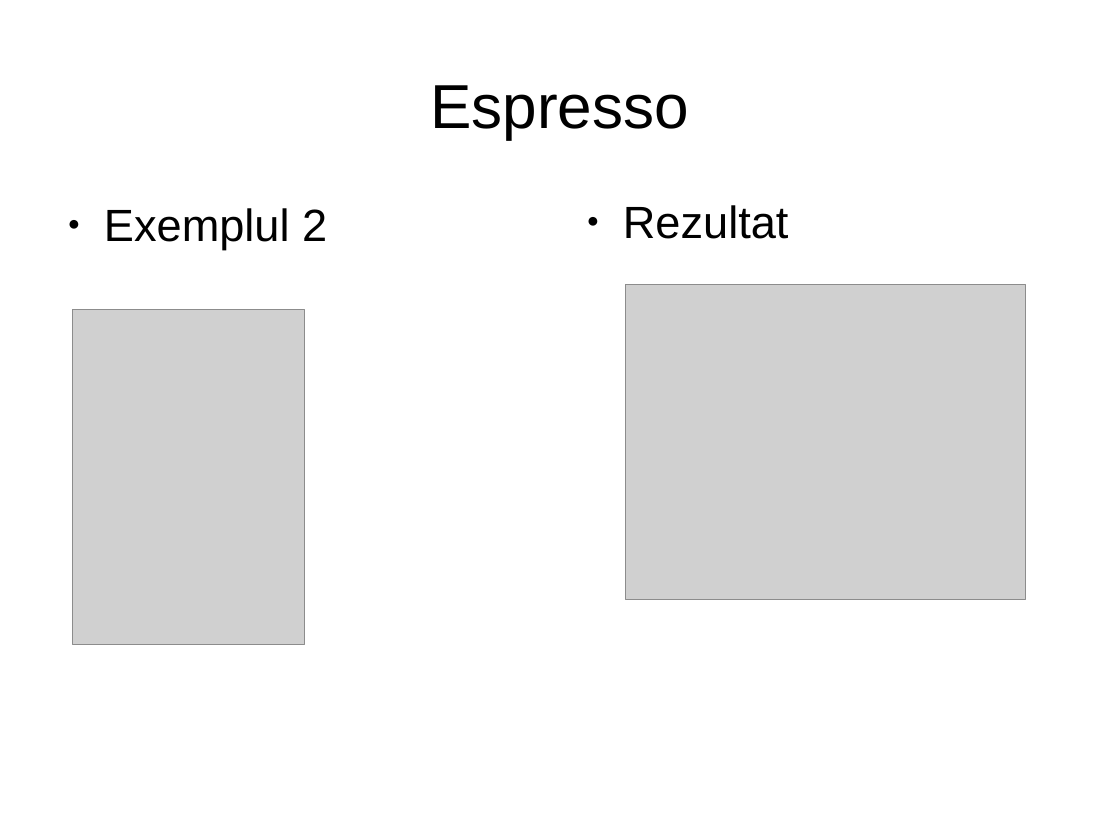
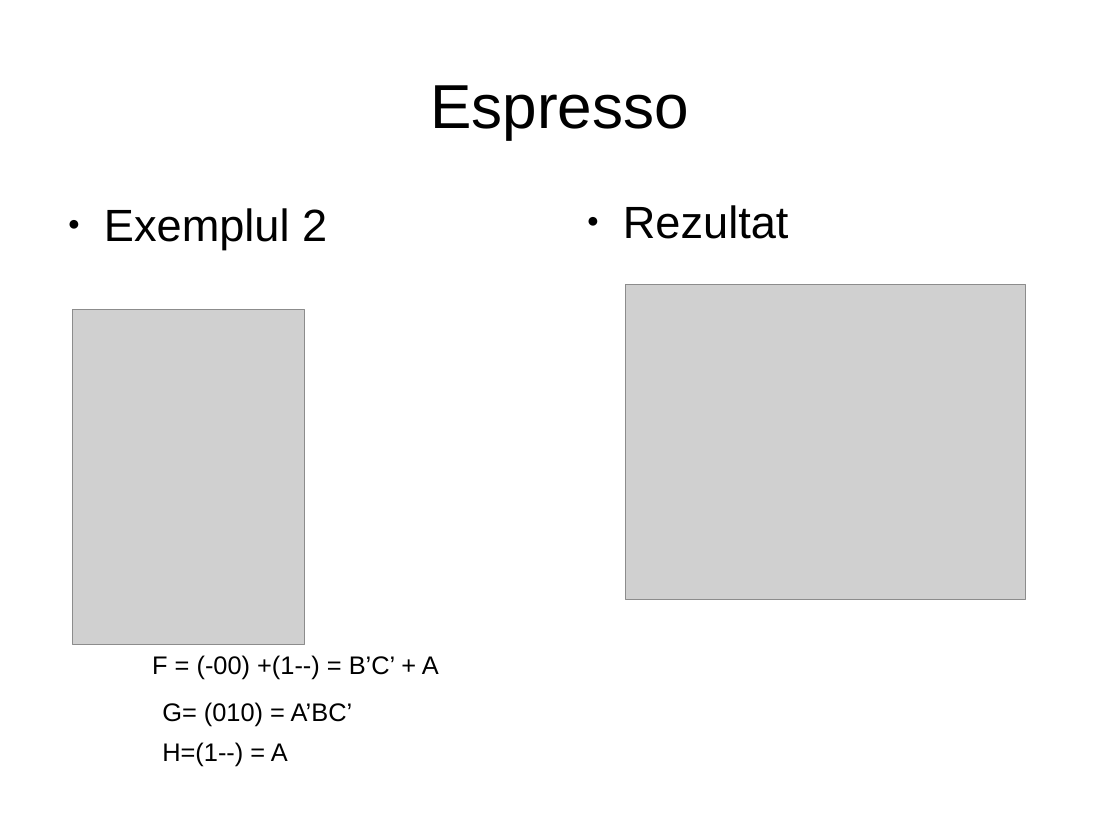
Before and after one commit to botondkirei/Suport_HDL, a slide deck: slide 52 of Curs_3_Minimizarea_logica/FunctiiLogice2.3.odp. Drawn at 1120x840 pixels with LibreOffice and Linux fonts; fonts in the diff are those of the drawing; grey boxes stand for pictures. Boxes give left, top, right and bottom in pixels: in the first picture for what was removed or moved away, otherwise in the second. Text is boxed around its words. In the diff, an @@ line names an element or a change of style, - is before the commit and + after.

```diff
--- a/Curs_3_Minimizarea_logica/FunctiiLogice2.3.odp
+++ b/Curs_3_Minimizarea_logica/FunctiiLogice2.3.odp
@@ text added at (152,655,439,680), 18 pt, text #000000 @@
+F = (-00) +(1--) = B’C’ + A
@@ text added at (162,702,353,726), 18 pt, text #000000 @@
+G= (010) = A’BC’
@@ text added at (162,742,288,767), 18 pt, text #000000 @@
+H=(1--) = A
```
Also in this commit, not shown: 18 other slides changed, 7 other files.
